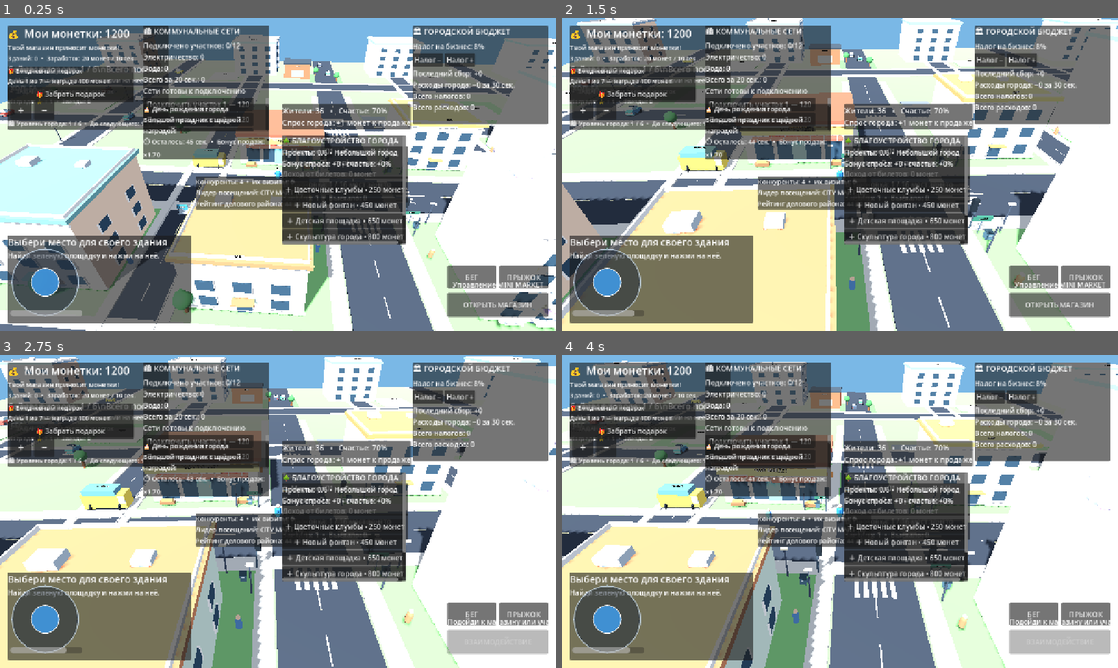
Above: before the commit, frames 1-4 (two rows, left to right).
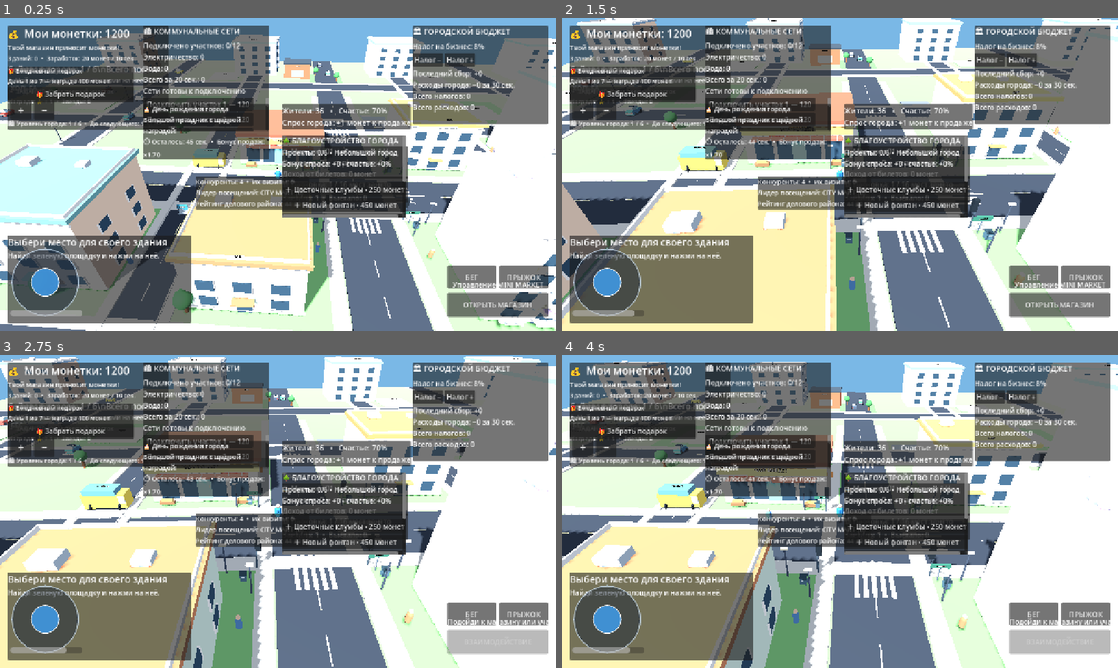
Above: after the commit, the same moments.

Repository: uchihabaha05-del/MINI-WORLD-TYCOON
Game: Godot game, scene res://scenes/Main.tscn
The game is run twice, just before and just after one commit, with the same random seed, the same clock (stepped at 60 frames per second) and the same inputs.
Inputs (mouse positions are in pixels of both pictures, inside the frame that each line leads up to):
- Up to frame 1 (0.25 s): no input
- Up to frame 2 (1.5 s): tap Enter at 0.5 s; move the mouse to (962, 158) at 0.52 s; hold D 0.53-1.25 s; hold Shift 0.53-1.25 s; click (962, 158) at 0.67 s; tap Space at 0.77 s; drag from (728, 190) to (812, 237) at 1.27 s
- Up to frame 3 (2.75 s): move the mouse to (333, 442) at 2.02 s; hold D from 2.03 s (still down); hold Shift from 2.03 s (still down)
- Up to frame 4 (4 s): release D at 2.75 s; release Shift at 2.75 s; drag from (812, 574) to (673, 464) at 2.77 s; move the mouse to (1006, 558) at 3.52 s; hold A from 3.53 s (still down); hold Shift from 3.53 s (still down); tap Space at 3.77 s

The runs differ from the first frame. In frame 1, 2.1% of the frame differs, in the area x 50-73%, y 52-73%; in frame 2, 2.1%; in frame 3, 2.1%; in frame 4, 2.1%.

Commit message:
Improve mobile HUD layout and reduce panel overlap

Diff:
--- a/scripts/city_development.gd
+++ b/scripts/city_development.gd
@@ -50,11 +50,11 @@
 	add_child(layer)
 	var panel := PanelContainer.new()
 	panel.position = Vector2(650, 270)
-	panel.custom_minimum_size = Vector2(285, 220)
-	panel.size = Vector2(285, 250)
+	panel.custom_minimum_size = Vector2(285, 190)
+	panel.size = Vector2(285, 190)
 	layer.add_child(panel)
 	var scroll := ScrollContainer.new()
-	scroll.custom_minimum_size = Vector2(270, 230)
+	scroll.custom_minimum_size = Vector2(270, 170)
 	panel.add_child(scroll)
 	var content := VBoxContainer.new()
 	content.size_flags_horizontal = Control.SIZE_EXPAND_FILL
